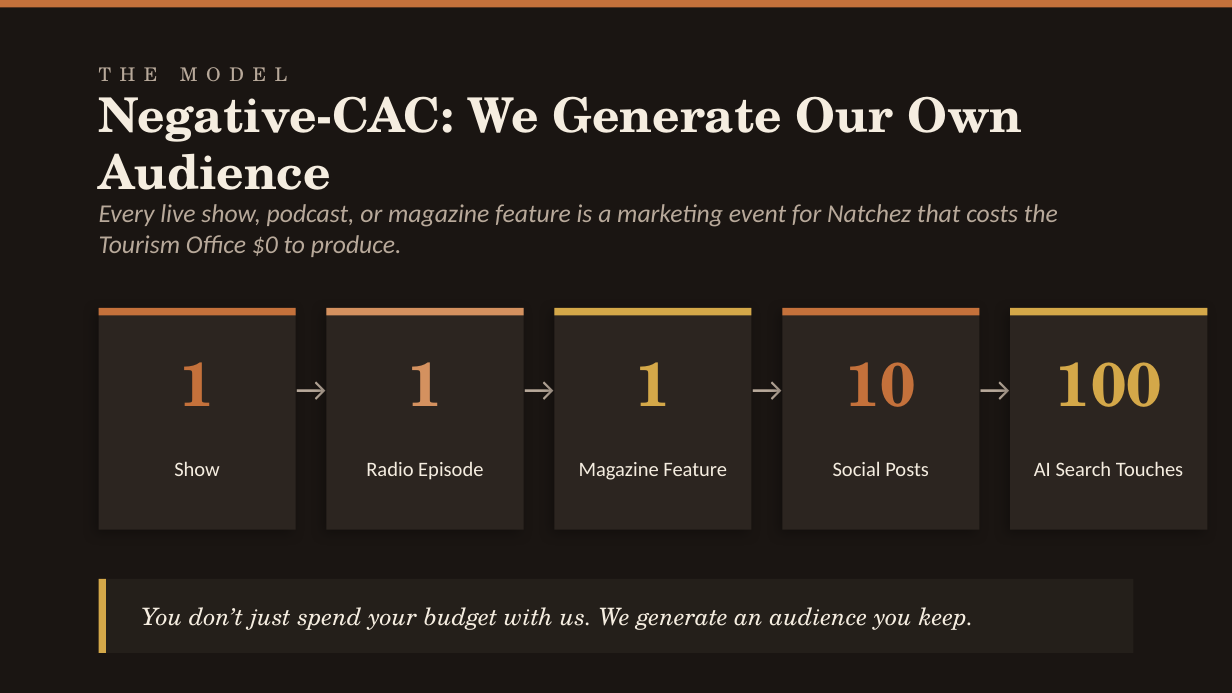
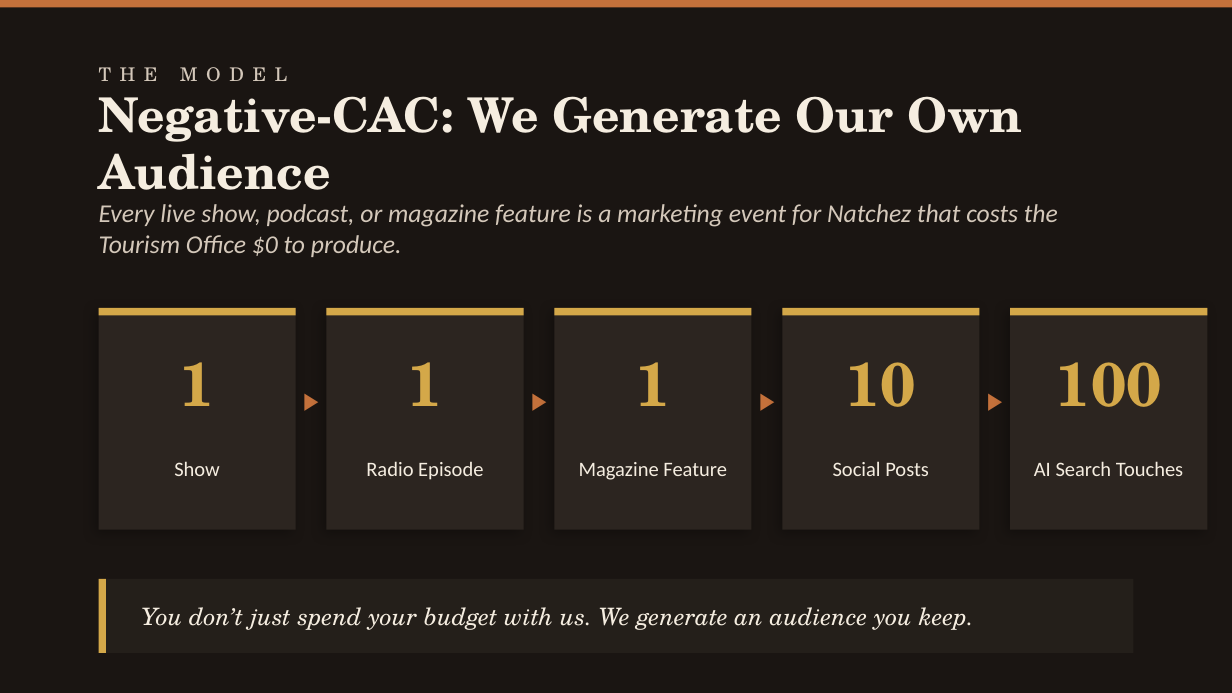
Before and after one commit to CPTV27/hillbilly-dreams, a slide deck: slide 6 of docs/pitches/Natchez-Tourism-Playbook.pptx. Drawn at 1232x693 pixels with LibreOffice and Linux fonts; fonts in the diff are those of the drawing. Boxes give left, top, right and bottom in pixels: in the first picture for what was removed or moved away, otherwise in the second. Text is boxed around its words. In the diff, an @@ line names an element or a change of style, - is before the commit and + after.

```diff
--- a/docs/pitches/Natchez-Tourism-Playbook.pptx
+++ b/docs/pitches/Natchez-Tourism-Playbook.pptx
@@ text "THE MODEL" at (99,49,1084,99): text colour #B8A99A to #D4C8BA @@
@@ text "Every live show, podcast, or ..." at (99,204,1058,257): text colour #B8A99A to #D4C8BA @@
@@ rectangle at (99,308,296,315): fill #C4713B to #D4A849 @@
@@ rectangle at (326,308,524,315): fill #D4915F to #D4A849 @@
@@ rectangle at (782,308,979,315): fill #C4713B to #D4A849 @@
@@ text "1" at (179,362,214,406): text colour #C4713B to #D4A849 @@
@@ text "1" at (407,362,442,406): text colour #D4915F to #D4A849 @@
@@ text "10" at (845,362,916,407): text colour #C4713B to #D4A849 @@
@@ text at (296,370,326,431): text changed; size 20 to 14 pt; text colour #B8A99A to #C4713B @@
-→
+▶
@@ text at (524,370,554,431): text changed; size 20 to 14 pt; text colour #B8A99A to #C4713B @@
-→
+▶
@@ text at (752,370,782,431): text changed; size 20 to 14 pt; text colour #B8A99A to #C4713B @@
-→
+▶
@@ text at (979,370,1010,431): text changed; size 20 to 14 pt; text colour #B8A99A to #C4713B @@
-→
+▶
```
Also in this commit, not shown: 7 other slides changed, 15 other files.
